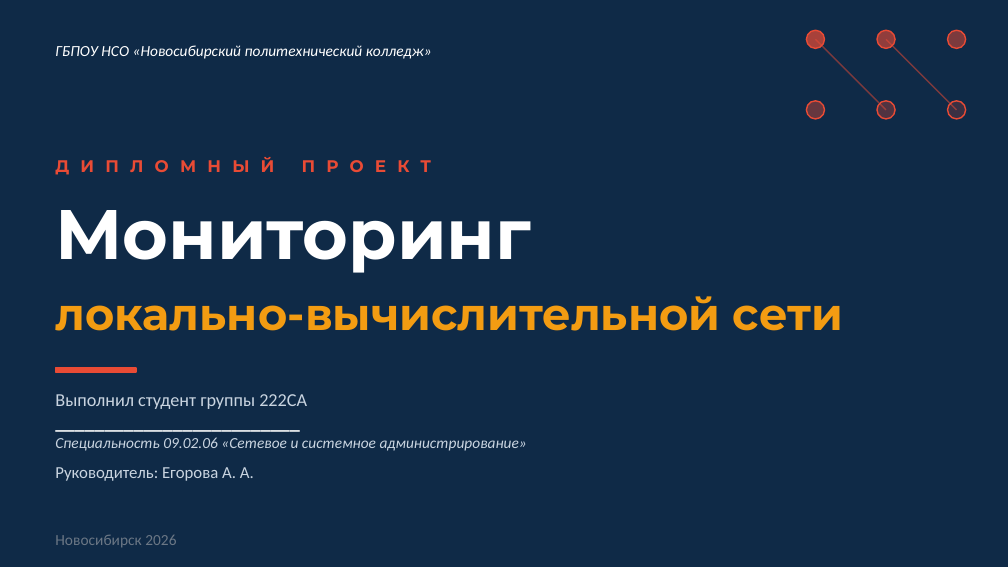
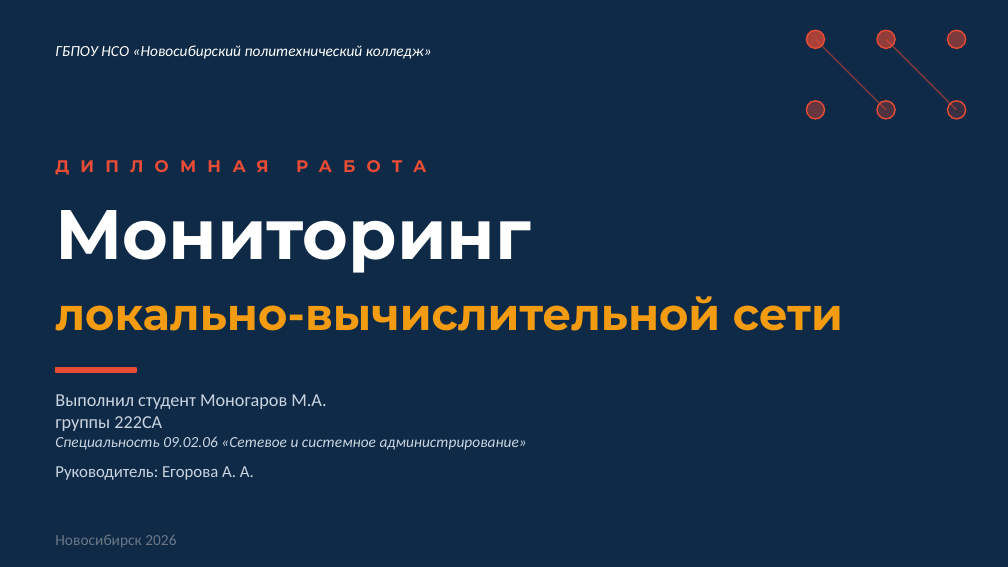
Before and after one commit to koki2222/dimloll, a slide deck: slide 1 of Презентация .pptx. Drawn at 1008x567 pixels with LibreOffice and Linux fonts; fonts in the diff are those of the drawing. Boxes give left, top, right and bottom in pixels: in the first picture for what was removed or moved away, otherwise in the second. Text is boxed around its words. In the diff, an @@ line names an element or a change of style, - is before the commit and + after.

```diff
--- a/Презентация .pptx
+++ b/Презентация .pptx
@@ text at box(55, 151, 963, 181): text changed @@
-ДИПЛОМНЫЙ ПРОЕКТ
+ДИПЛОМНАЯ РАБОТА
@@ text at box(55, 394, 527, 480): text changed @@
-Выполнил студент группы 222СА
-_________________________
-Специальность 09.02.06 «Сетевое и системное администрирование»
-Руководитель: Егорова А. А.
+Выполнил студент Моногаров М.А.
+группы 222СА
+Специальность 09.02.06 «Сетевое и системное администрирование»
+Руководитель: Егорова А. А.
```
Also in this commit, not shown: 2 other slides changed, 1 slide added, 1 other file.
